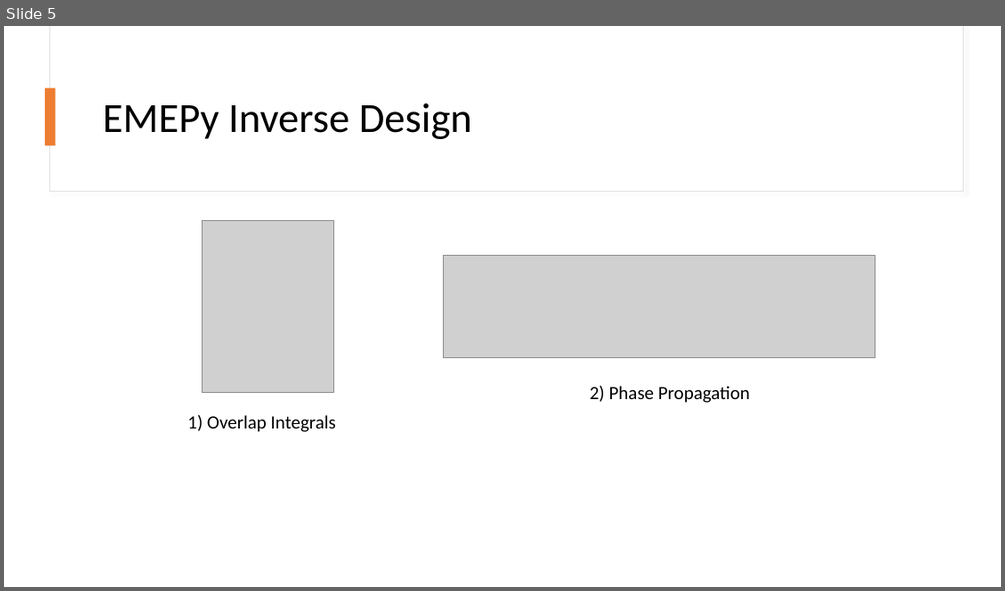
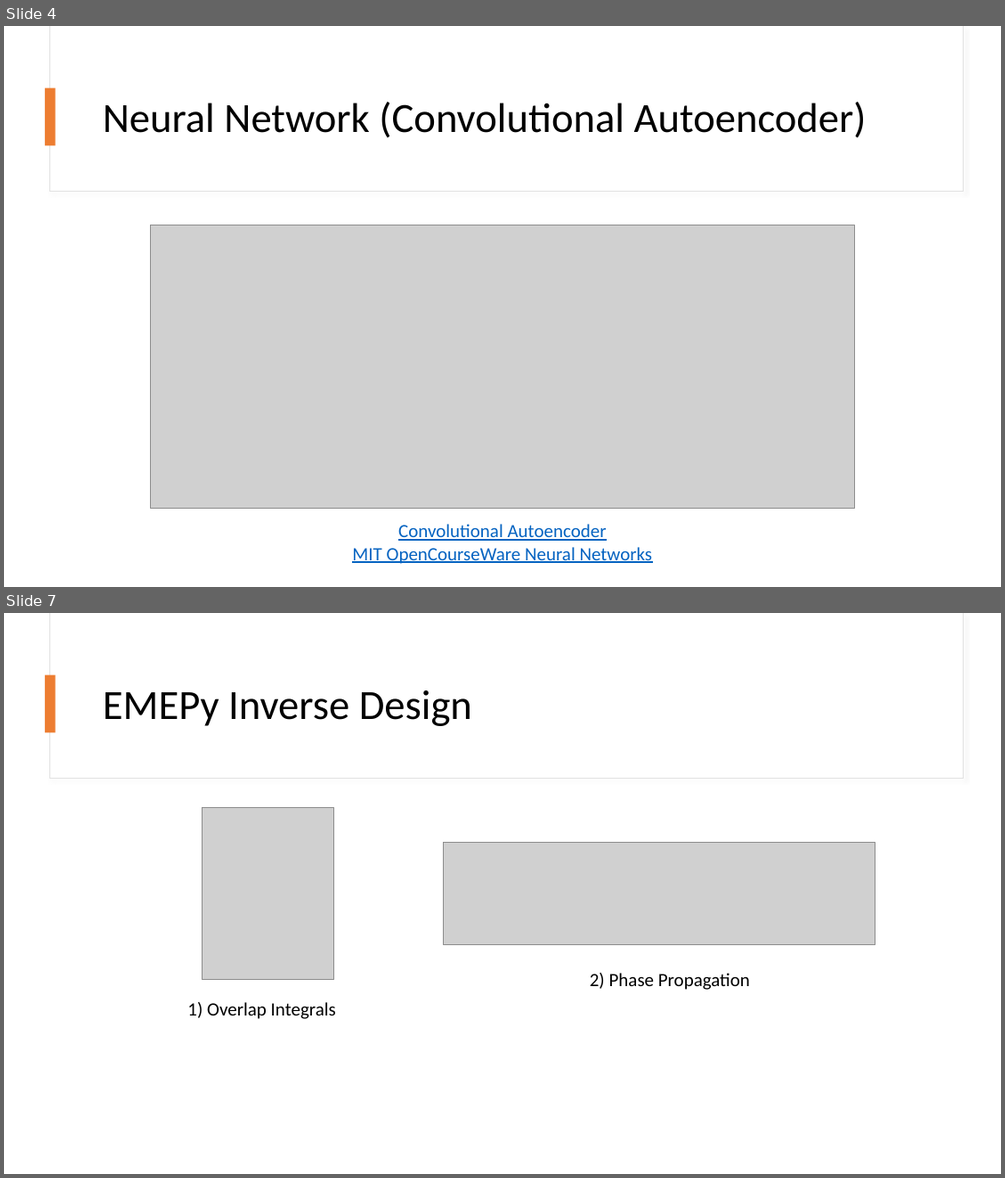
Before and after one commit to BYUCamachoLab/emepy, a slide deck: docs/presentations/Inverse Design Roadmap.pptx. Shown one above the other, each under a label of ours: slide 5 before the commit, slides 4 and 7 after it; the slides between them are not shown. The pictures are 1005x591 and 1005x1178 pixels, drawn with LibreOffice and Linux fonts; fonts in the diff are those of the drawing; grey boxes stand for pictures. Boxes give left, top, right and bottom in pixels: in the first picture for what was removed or moved away, otherwise in the second. Text is boxed around its words. In the diff, an @@ line names an element or a change of style, - is before the commit and + after.

```diff
--- a/docs/presentations/Inverse Design Roadmap.pptx
+++ b/docs/presentations/Inverse Design Roadmap.pptx
@@ slide 4 added at bbox=[4, 26, 1001, 587], background #FFFFFF @@
@@ rectangle added at bbox=[49, 26, 963, 192], fill #FFFFFF, outline #E1E1E1 0.75 pt @@
@@ rectangle added at bbox=[50, 26, 963, 191], fill #FFFFFF @@
@@ rectangle added at bbox=[45, 88, 56, 145], fill #ED7D31 @@
@@ title added at bbox=[103, 102, 866, 138], 40 pt, text #000000 @@
+Neural Network (Convolutional Autoencoder)
@@ picture added at bbox=[151, 224, 855, 507] @@
@@ text added at bbox=[352, 524, 653, 564], 18 pt, text #0563C1, underline @@
+Convolutional Autoencoder
+MIT OpenCourseWare Neural Networks
@@ what was slide 5 is now slide 7 @@
```
Also in this commit, not shown: 6 slides changed, 5 other slides added, 1 slide removed, 3 other files.
